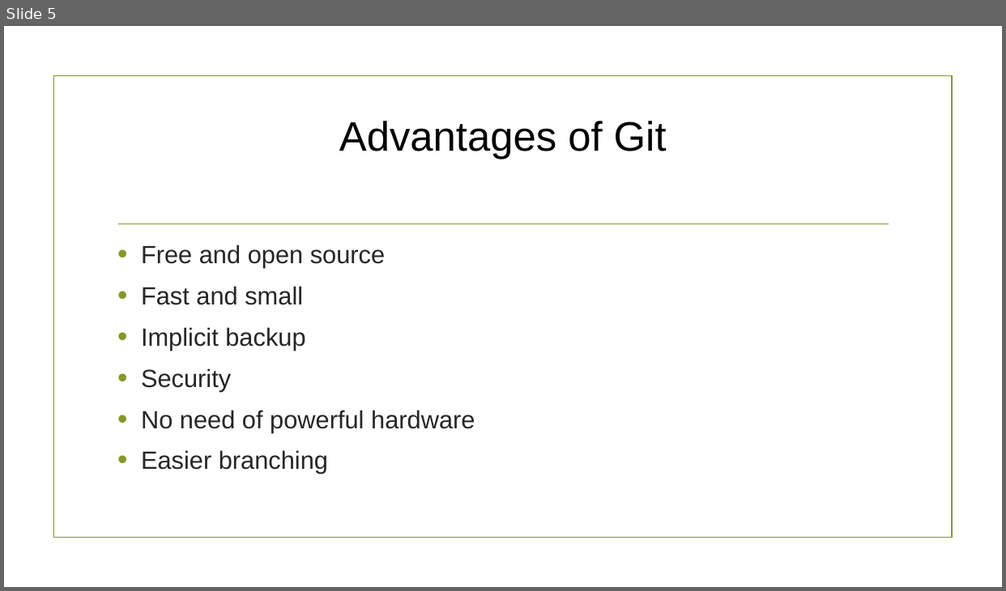
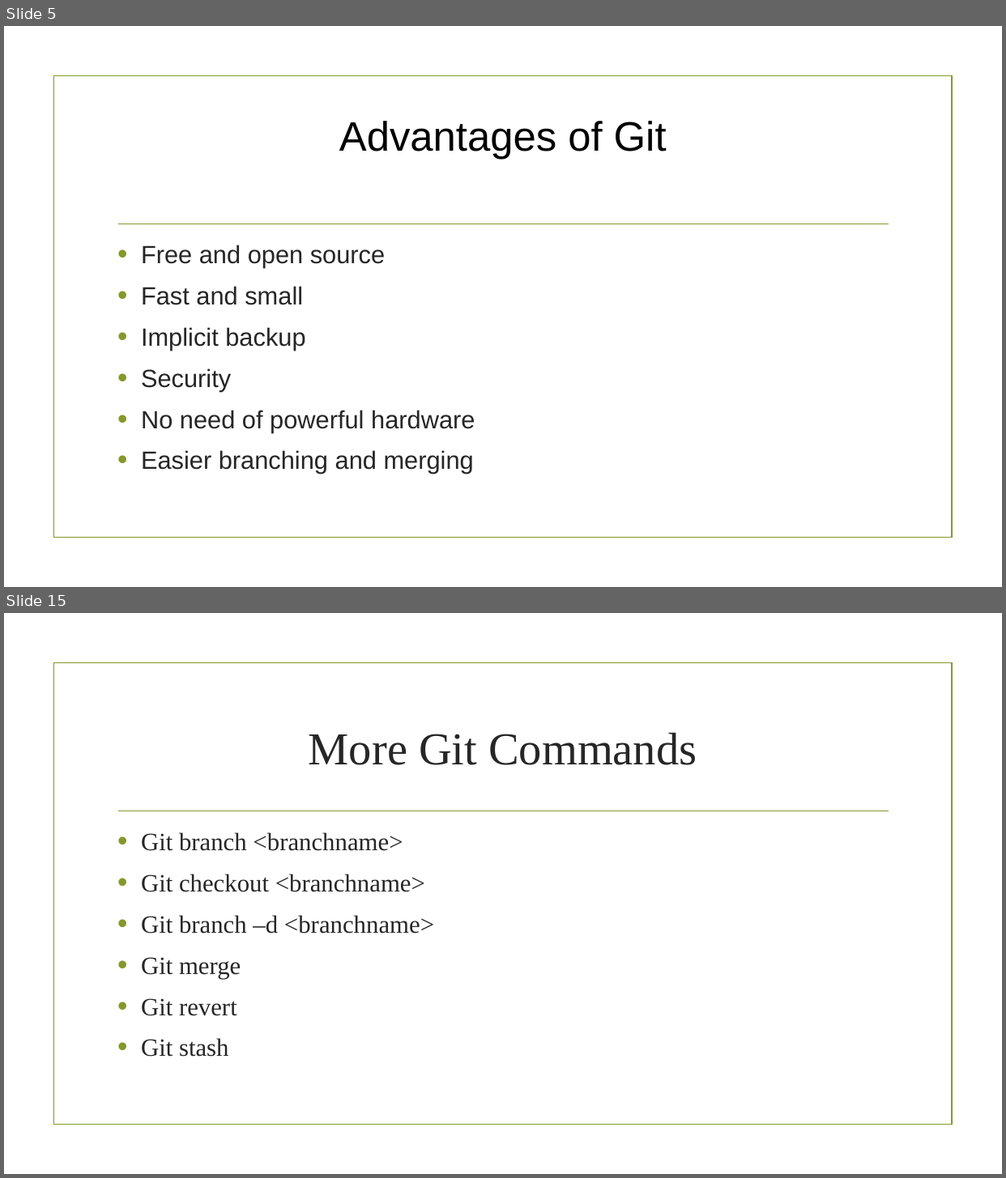
Before and after one commit to Rameshwar-Sarma/sumit, a slide deck: git.pptx. Shown one above the other, each under a label of ours: slide 5 before the commit, slides 5 and 15 after it; the slides between them are not shown. The pictures are 1006x591 and 1006x1178 pixels, drawn with LibreOffice and Linux fonts; fonts in the diff are those of the drawing; background and template pictures are left out. Boxes give left, top, right and bottom in pixels: in the first picture for what was removed or moved away, otherwise in the second. Text is boxed around its words. In the diff, an @@ line names an element or a change of style, - is before the commit and + after.

Commit message:
commands committed

```diff
--- a/git.pptx
+++ b/git.pptx
@@ slide 15 added at (4,613,1002,1174), background picture (left out); not listed: 2 template elements that a slide beside it also shows @@
@@ title added at (309,733,697,765), 44 pt, text #262626 @@
+More Git Commands
@@ text added at (141,833,434,1057), 24 pt, text #262626 @@
+• Git branch <branchname>
+• Git checkout <branchname>
+• Git branch –d <branchname>
+• Git merge
+• Git revert
+• Git stash
@@ slide 5 changed as well @@
@@ text at (141,450,474,474): text changed @@
-• Easier branching
+• Easier branching and merging
```
Also in this commit, not shown: 4 other slides changed, 7 other slides added.
